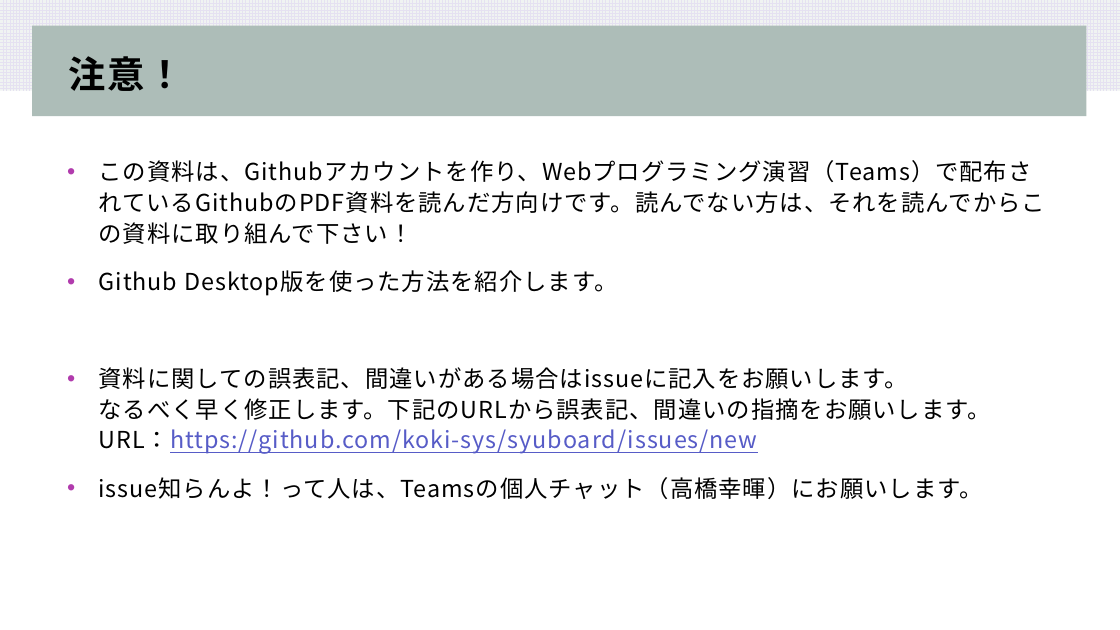
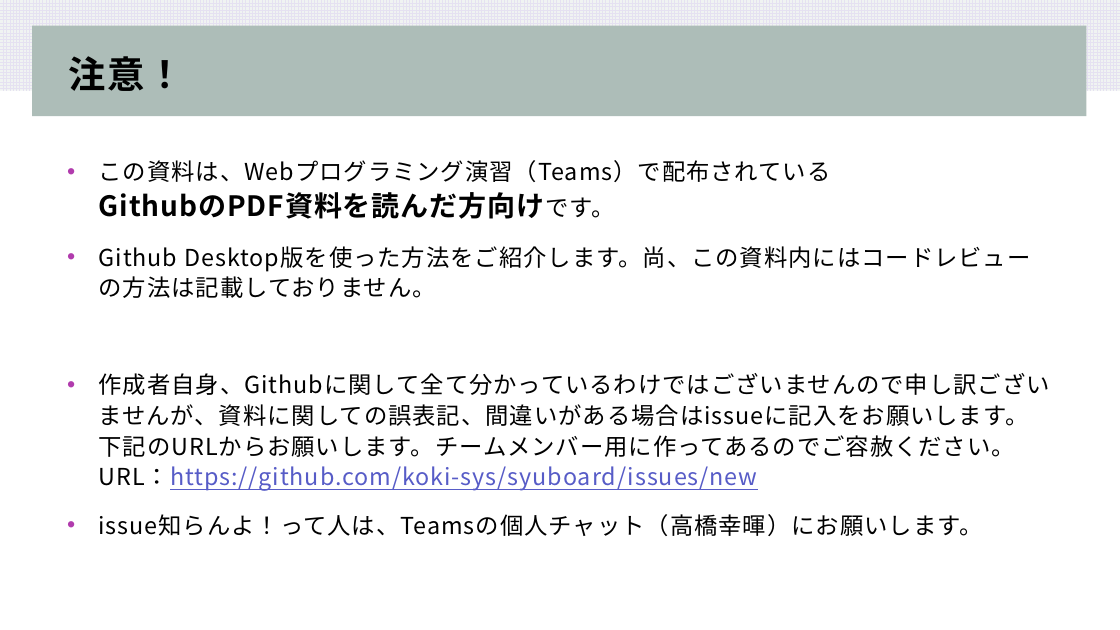
Before and after one commit to koki-sys/syuboard, a slide deck: slide 2 of document/PullRequest.pptx. Drawn at 1120x630 pixels with LibreOffice and Linux fonts; fonts in the diff are those of the drawing. Boxes give left, top, right and bottom in pixels: in the first picture for what was removed or moved away, otherwise in the second. Text is boxed around its words. In the diff, an @@ line names an element or a change of style, - is before the commit and + after.

Commit message:
プルリクの資料完成しました!

```diff
--- a/document/PullRequest.pptx
+++ b/document/PullRequest.pptx
@@ text at [99,160,1050,491]: text changed @@
-• この資料は、Githubアカウントを作り、Webプログラミング演習（Teams）で配布されているGithubのPDF資料を読んだ方向けです。読んでない方は、それを読んでからこの資料に取り組んで下さい！
-• Github Desktop版を使った方法を紹介します。
-• 資料に関しての誤表記、間違いがある場合はissueに記入をお願いします。
-  なるべく早く修正します。下記のURLから誤表記、間違いの指摘をお願いします。
-  URL：https://github.com/koki-sys/syuboard/issues/new
+• この資料は、Webプログラミング演習（Teams）で配布されている
+  GithubのPDF資料を読んだ方向けです。
+• Github Desktop版を使った方法をご紹介します。尚、この資料内にはコードレビューの方法は記載しておりません。
+• 作成者自身、Githubに関して全て分かっているわけではございませんので申し訳ございませんが、資料に関しての誤表記、間違いがある場合はissueに記入をお願いします。
+  下記のURLからお願いします。チームメンバー用に作ってあるのでご容赦ください。
+  URL：https://github.com/koki-sys/syuboard/issues/new
```
Also in this commit, not shown: 9 other slides changed, 6 slides added, 1 other file.
